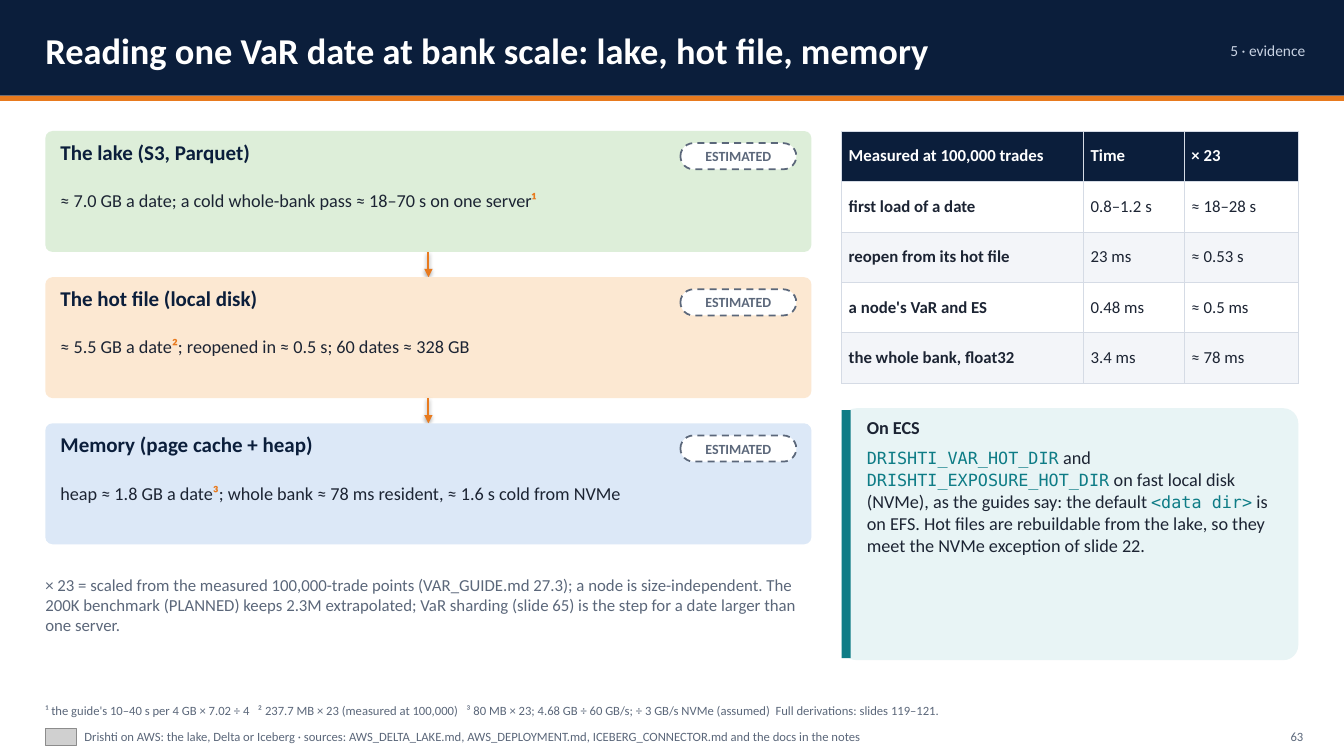
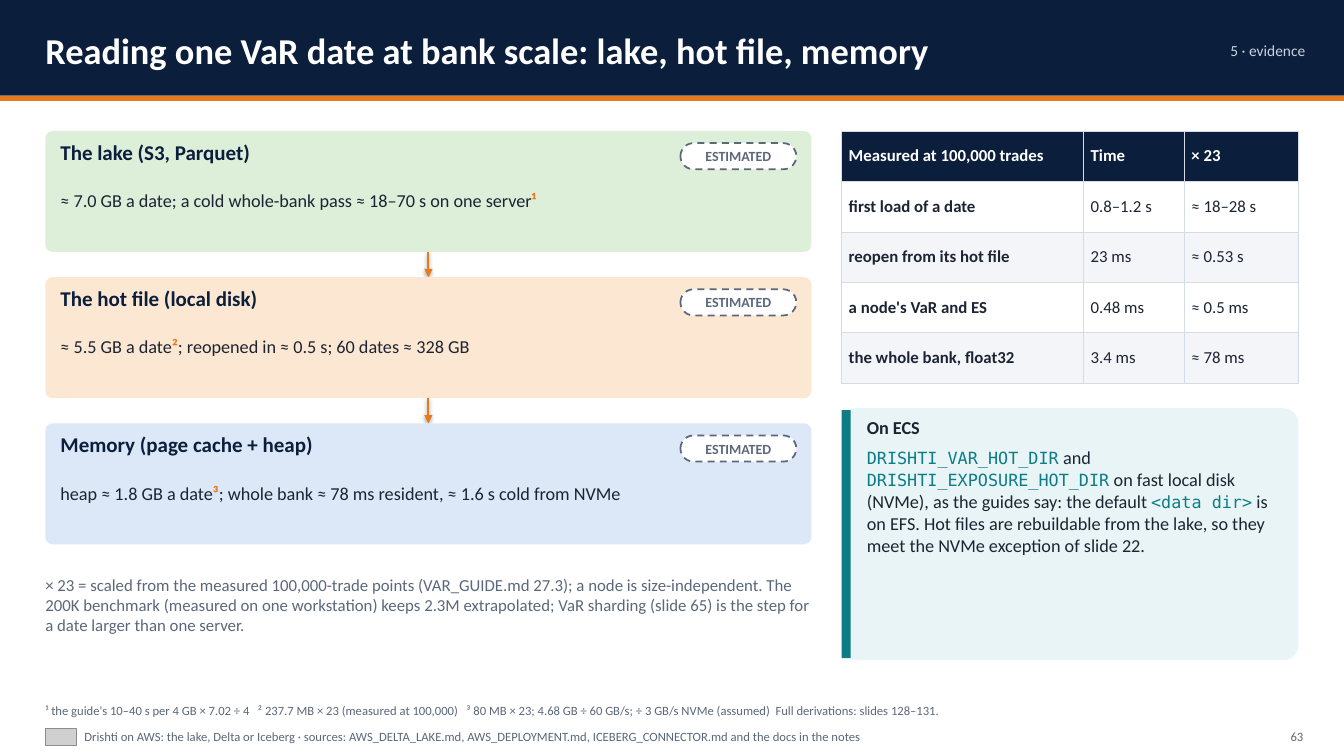
Before and after one commit to ajsinha/drishti, a slide deck: slide 63 of docs/publications/Drishti-on-AWS.pptx. Drawn at 1344x756 pixels with LibreOffice and Linux fonts; fonts in the diff are those of the drawing; grey boxes stand for pictures. Boxes give left, top, right and bottom in pixels: in the first picture for what was removed or moved away, otherwise in the second. Text is boxed around its words. In the diff, an @@ line names an element or a change of style, - is before the commit and + after.

```diff
--- a/docs/publications/Drishti-on-AWS.pptx
+++ b/docs/publications/Drishti-on-AWS.pptx
@@ text at [45, 579, 809, 634]: text changed @@
-× 23 = scaled from the measured 100,000-trade points (VAR_GUIDE.md 27.3); a node is size-independent. The 200K benchmark (PLANNED) keeps 2.3M extrapolated; VaR sharding (slide 65) is the step for a date larger than one server.
+× 23 = scaled from the measured 100,000-trade points (VAR_GUIDE.md 27.3); a node is size-independent. The 200K benchmark (measured on one workstation) keeps 2.3M extrapolated; VaR sharding (slide 65) is the step for a date larger than one server.
@@ text at [45, 705, 939, 717]: text changed @@
-¹ the guide's 10–40 s per 4 GB × 7.02 ÷ 4 ² 237.7 MB × 23 (measured at 100,000) ³ 80 MB × 23; 4.68 GB ÷ 60 GB/s; ÷ 3 GB/s NVMe (assumed) Full derivations: slides 119–121.
+¹ the guide's 10–40 s per 4 GB × 7.02 ÷ 4 ² 237.7 MB × 23 (measured at 100,000) ³ 80 MB × 23; 4.68 GB ÷ 60 GB/s; ÷ 3 GB/s NVMe (assumed) Full derivations: slides 128–131.
```
Also in this commit, not shown: 51 other slides changed, 10 slides added, 7 other files.
